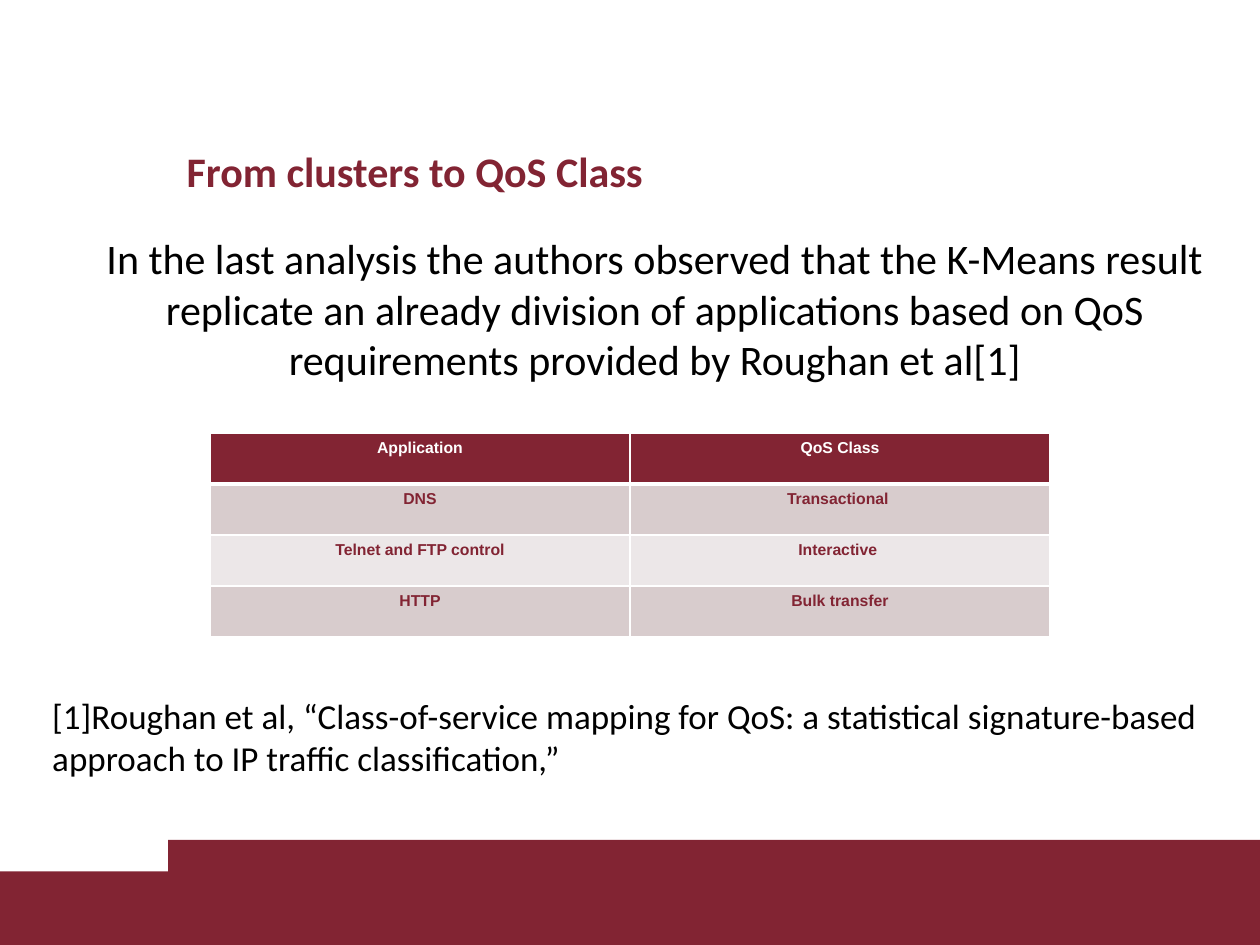
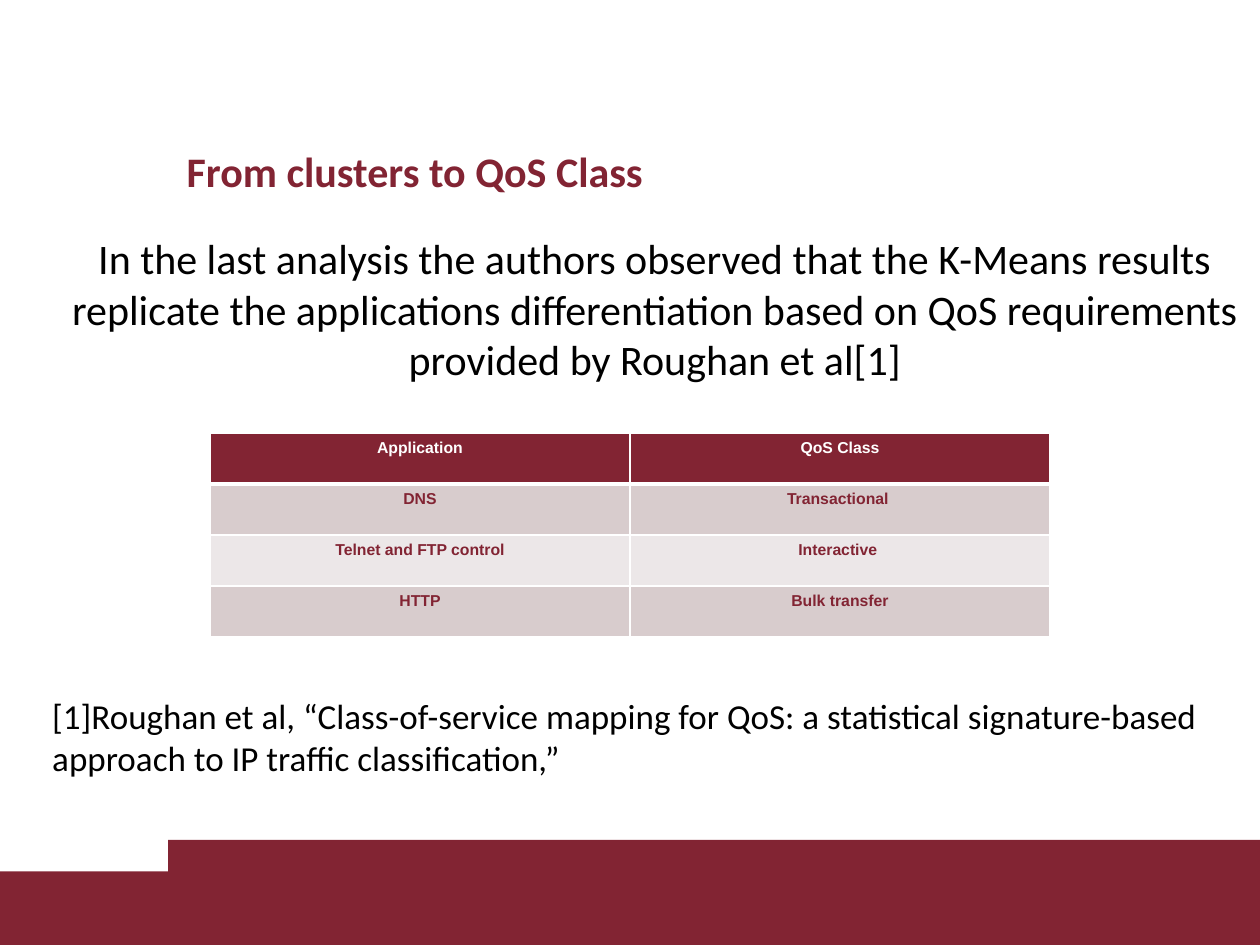
Before and after one commit to davaureli/NBD_LabSession, a slide deck: slide 23 of Lecture 3/Lecture 3.pptx. Drawn at 1260x945 pixels with LibreOffice and Linux fonts; fonts in the diff are those of the drawing; background and template pictures are left out. Boxes give left, top, right and bottom in pixels: in the first picture for what was removed or moved away, otherwise in the second. Text is boxed around its words. In the diff, an @@ line names an element or a change of style, - is before the commit and + after.

```diff
--- a/Lecture 3/Lecture 3.pptx
+++ b/Lecture 3/Lecture 3.pptx
@@ text at box(72, 244, 1237, 383): text changed @@
-In the last analysis the authors observed that the K-Means result replicate an already division of applications based on QoS requirements provided by Roughan et al[1]
+In the last analysis the authors observed that the K-Means results replicate the applications differentiation based on QoS requirements provided by Roughan et al[1]
```
Also in this commit, not shown: 2 other slides changed, 3 slides added.
